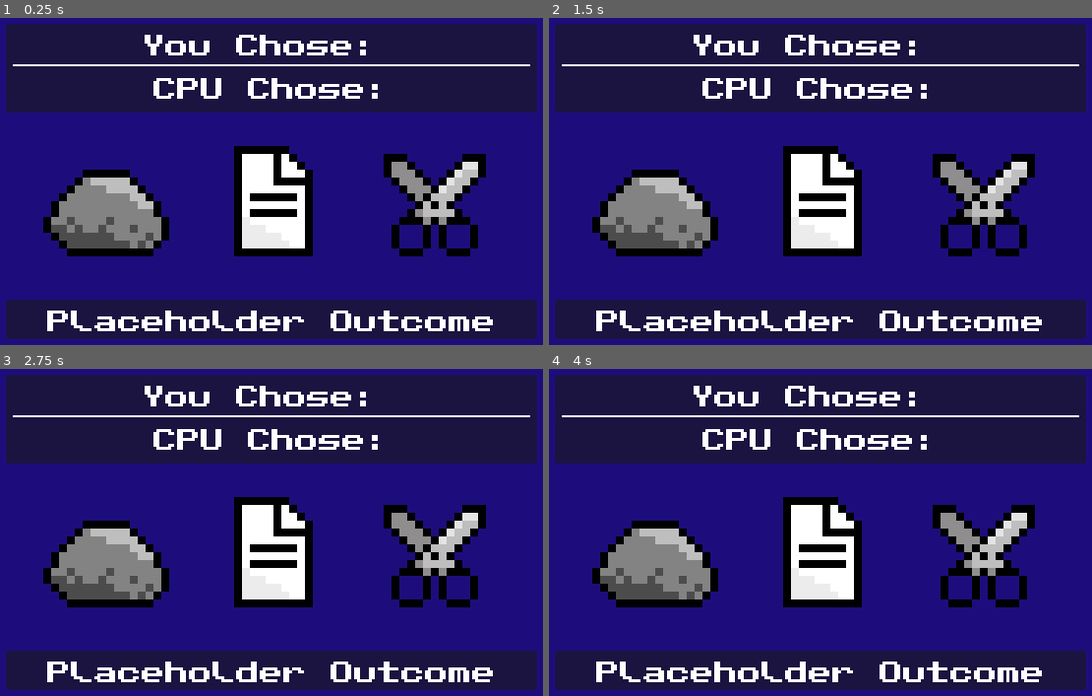
Above: before the commit, frames 1-4 (two rows, left to right).
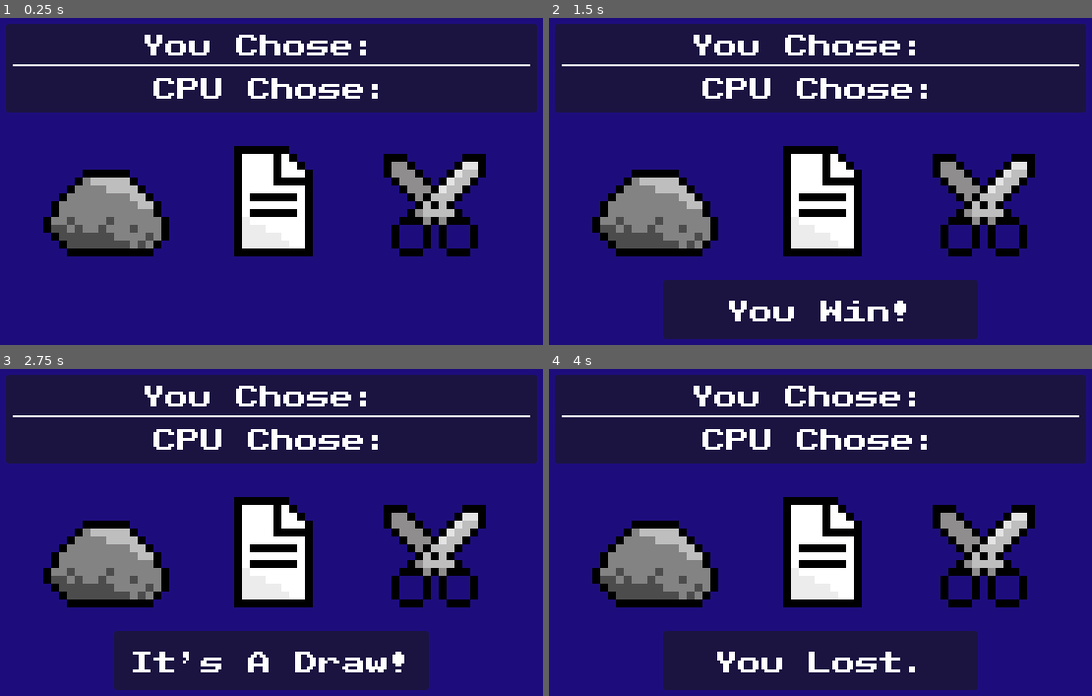
Above: after the commit, the same moments.

Repository: TenacityCodes/Rock-Paper-Scissors
Game: Godot game, scene res://gameplay.tscn
The game is run twice, just before and just after one commit, with the same random seed, the same clock (stepped at 60 frames per second) and the same inputs.
Inputs (mouse positions are in pixels of both pictures, inside the frame that each line leads up to):
- Up to frame 1 (0.25 s): no input
- Up to frame 2 (1.5 s): tap Enter (enter) at 0.5, 0.6, 1.35 s; move the mouse to (652, 214) at 0.52 s; click (652, 214) at 0.67 s; tap Space at 1.25 s; move the mouse to (820, 201) at 1.27 s; click (820, 201) at 1.42 s
- Up to frame 3 (2.75 s): tap Enter (enter) at 2, 2.1 s; move the mouse to (434, 552) at 2.02 s; click (434, 552) at 2.17 s
- Up to frame 4 (4 s): tap Space at 2.75 s; move the mouse to (787, 604) at 2.77 s; tap Enter (enter) at 2.85, 3.5, 3.6 s; click (787, 604) at 2.92 s; move the mouse to (1010, 584) at 3.52 s; click (1010, 584) at 3.67 s

The runs differ from the first frame. In frame 1, 12% of the frame differs, in the area x 1-99%, y 86-99%; in frame 2, 10%; in frame 3, 10%; in frame 4, 10%.

Commit message:
Outcome Display

Diff:
--- a/gameplay.gd
+++ b/gameplay.gd
@@ -8,8 +8,17 @@
 var paper: int = 2
 var scissors: int = 3
 
+@onready var display_player_selection = $"Choices Display/PanelContainer/MarginContainer/VBoxContainer/Player Selection"
+@onready var display_cpu_selection = $"Choices Display/PanelContainer/MarginContainer/VBoxContainer/CPU Selection"
+
+@onready var display_outcome_label = $"Outcome Display/PanelContainer/MarginContainer/VBoxContainer/HBoxContainer/Outcome"
+@onready var outcome_to_display = $"Outcome Display"
+
 var player_choice: int = 0
 var cpu_choice: int = 0
+
+func _ready() -> void:
+	outcome_to_display.visible = false
 
 func _on_rock_area_2d_mouse_entered() -> void:
 	in_rock_area = true
@@ -49,10 +58,10 @@
 
 func _process(delta: float) -> void:
 	if Input.is_action_just_pressed("enter"):
-		cpu_selection()
+		cpu_select()
 		determine_outcome()
 
-func cpu_selection():
+func cpu_select():
 	cpu_choice = randi_range(1,3)
 	print("cpu choice was: ", cpu_choice)
 
@@ -83,3 +92,5 @@
 			outcome = "You Win!"
 
 	print("Outcome: ", outcome)
+	outcome_to_display.visible = true
+	display_outcome_label.text = outcome
--- a/gameplay.tscn
+++ b/gameplay.tscn
@@ -112,27 +112,34 @@
 
 [node name="PanelContainer" type="PanelContainer" parent="Outcome Display"]
 layout_mode = 0
-offset_left = 50.0
-offset_top = 300.0
-offset_right = 590.0
+offset_left = 160.0
+offset_top = 280.0
+offset_right = 480.0
 offset_bottom = 340.0
 
 [node name="MarginContainer" type="MarginContainer" parent="Outcome Display/PanelContainer"]
 layout_mode = 2
-theme_override_constants/margin_left = 8
-theme_override_constants/margin_top = 8
-theme_override_constants/margin_right = 8
-theme_override_constants/margin_bottom = 8
+theme_override_constants/margin_left = 4
+theme_override_constants/margin_top = 4
+theme_override_constants/margin_right = 4
+theme_override_constants/margin_bottom = 4
 
 [node name="VBoxContainer" type="VBoxContainer" parent="Outcome Display/PanelContainer/MarginContainer"]
 layout_mode = 2
+alignment = 1
 
-[node name="Outcome" type="Label" parent="Outcome Display/PanelContainer/MarginContainer/VBoxContainer"]
+[node name="HBoxContainer" type="HBoxContainer" parent="Outcome Display/PanelContainer/MarginContainer/VBoxContainer"]
+layout_mode = 2
+alignment = 1
+
+[node name="Outcome" type="Label" parent="Outcome Display/PanelContainer/MarginContainer/VBoxContainer/HBoxContainer"]
 texture_filter = 1
 layout_mode = 2
+size_flags_horizontal = 3
 theme_override_fonts/font = ExtResource("4_xuee5")
 theme_override_font_sizes/font_size = 24
-text = "Placeholder Outcome"
+text = "-
+"
 horizontal_alignment = 1
 
 [connection signal="mouse_entered" from="Rock/Area2D" to="." method="_on_rock_area_2d_mouse_entered"]
